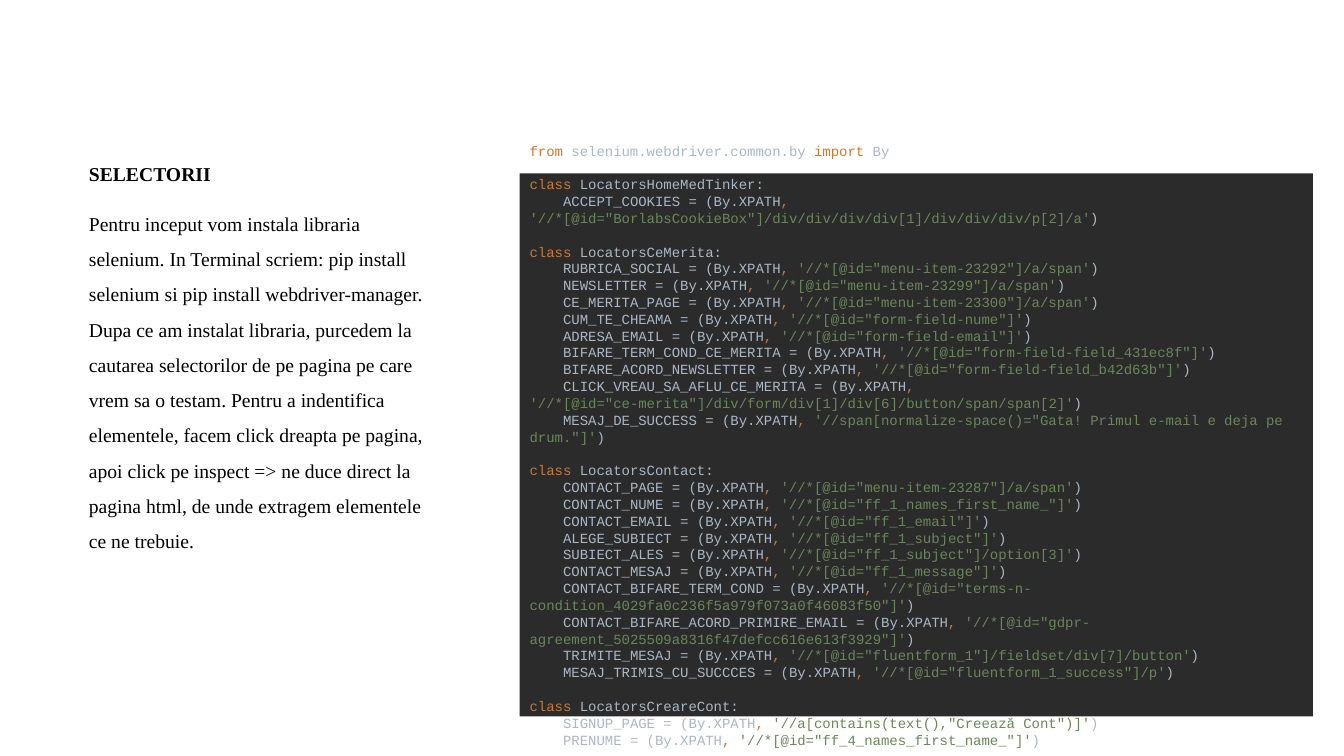
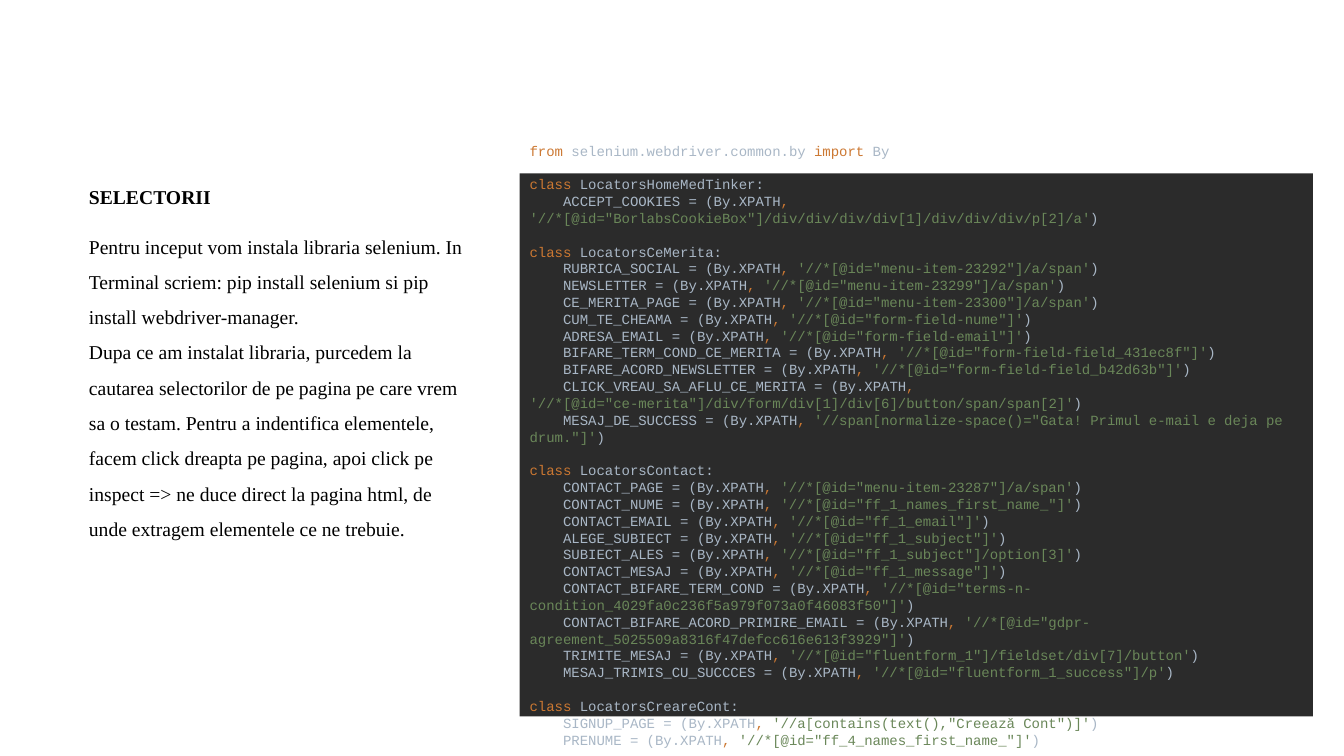
Before and after one commit to godavid128/Test_Website_medtinker, a slide deck: slide 6 of TEST WEBSITE MEDTINKER _GORODETCHI DAVID_27.05.2023.pptx. Drawn at 1344x756 pixels with LibreOffice and Linux fonts; fonts in the diff are those of the drawing; background and template pictures are left out. Boxes give left, top, right and bottom in pixels: in the first picture for what was removed or moved away, otherwise in the second. Text is boxed around its words. In the diff, an @@ line names an element or a change of style, - is before the commit and + after.

```diff
--- a/TEST WEBSITE MEDTINKER _GORODETCHI DAVID_27.05.2023.pptx
+++ b/TEST WEBSITE MEDTINKER _GORODETCHI DAVID_27.05.2023.pptx
@@ text "SELECTORII" rewrapped from [89,168,422,549] to [89,191,462,541] @@
```
Also in this commit, not shown: 9 other slides changed, 4 other files.
